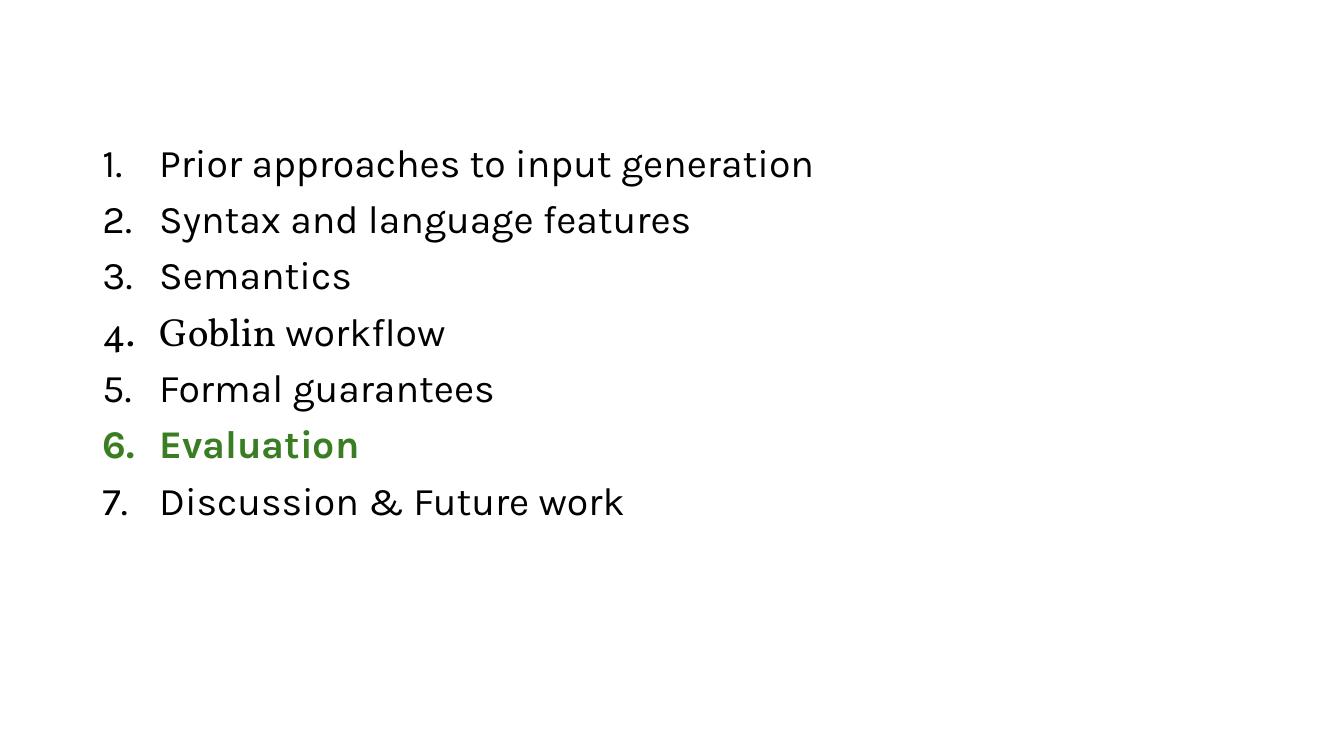
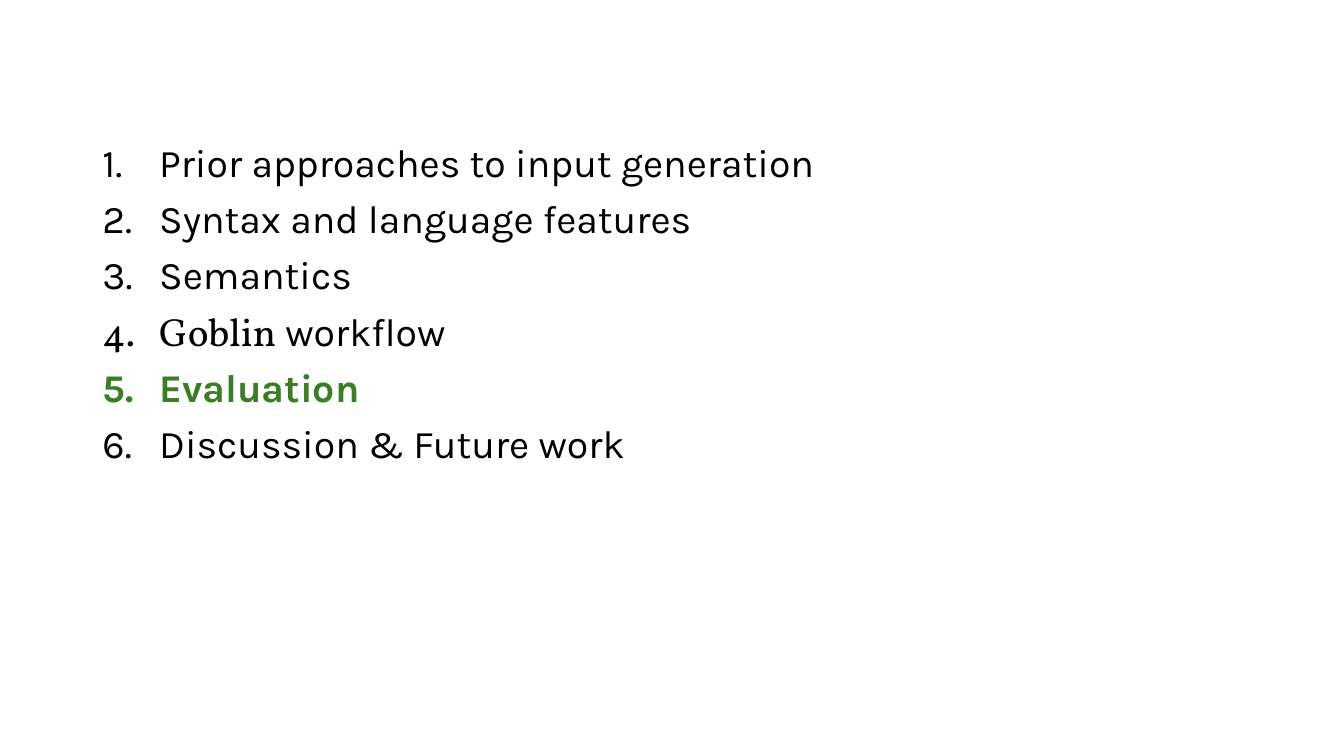
Before and after one commit to lorchrob/goblin_slides, a slide deck: slide 65 of goblin_slides.pptx (slide 49 before the commit). Drawn at 1344x756 pixels with LibreOffice and Linux fonts; fonts in the diff are those of the drawing. Boxes give left, top, right and bottom in pixels: in the first picture for what was removed or moved away, otherwise in the second. Text is boxed around its words. In the diff, an @@ line names an element or a change of style, - is before the commit and + after.

```diff
--- a/goblin_slides.pptx
+++ b/goblin_slides.pptx
@@ text at [159,375,495,412]: paragraph removed @@
-5. Formal guarantees
```
Also in this commit, not shown: 32 other slides changed, 18 slides added, 2 slides removed, 1 other file.
